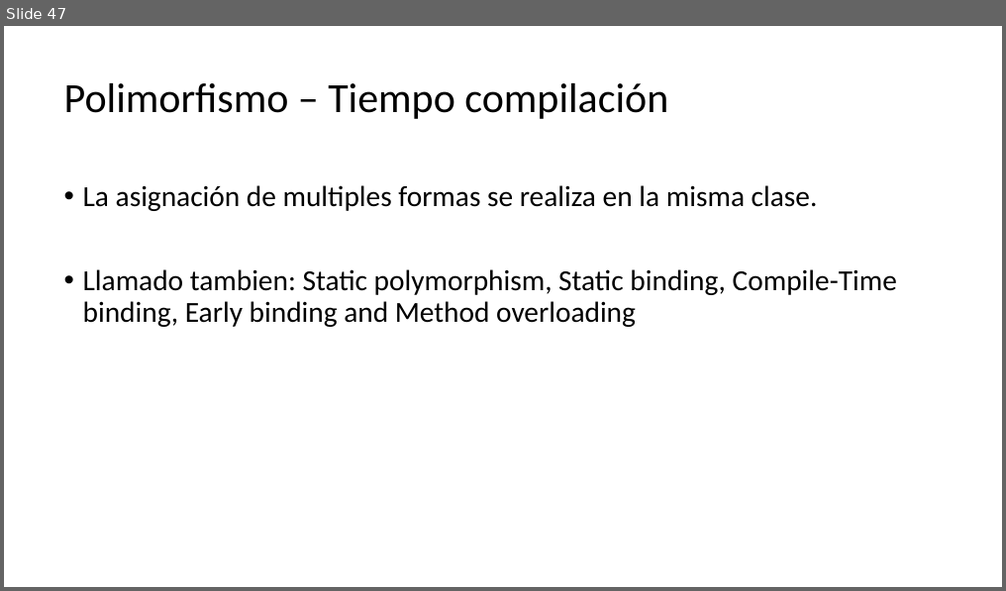
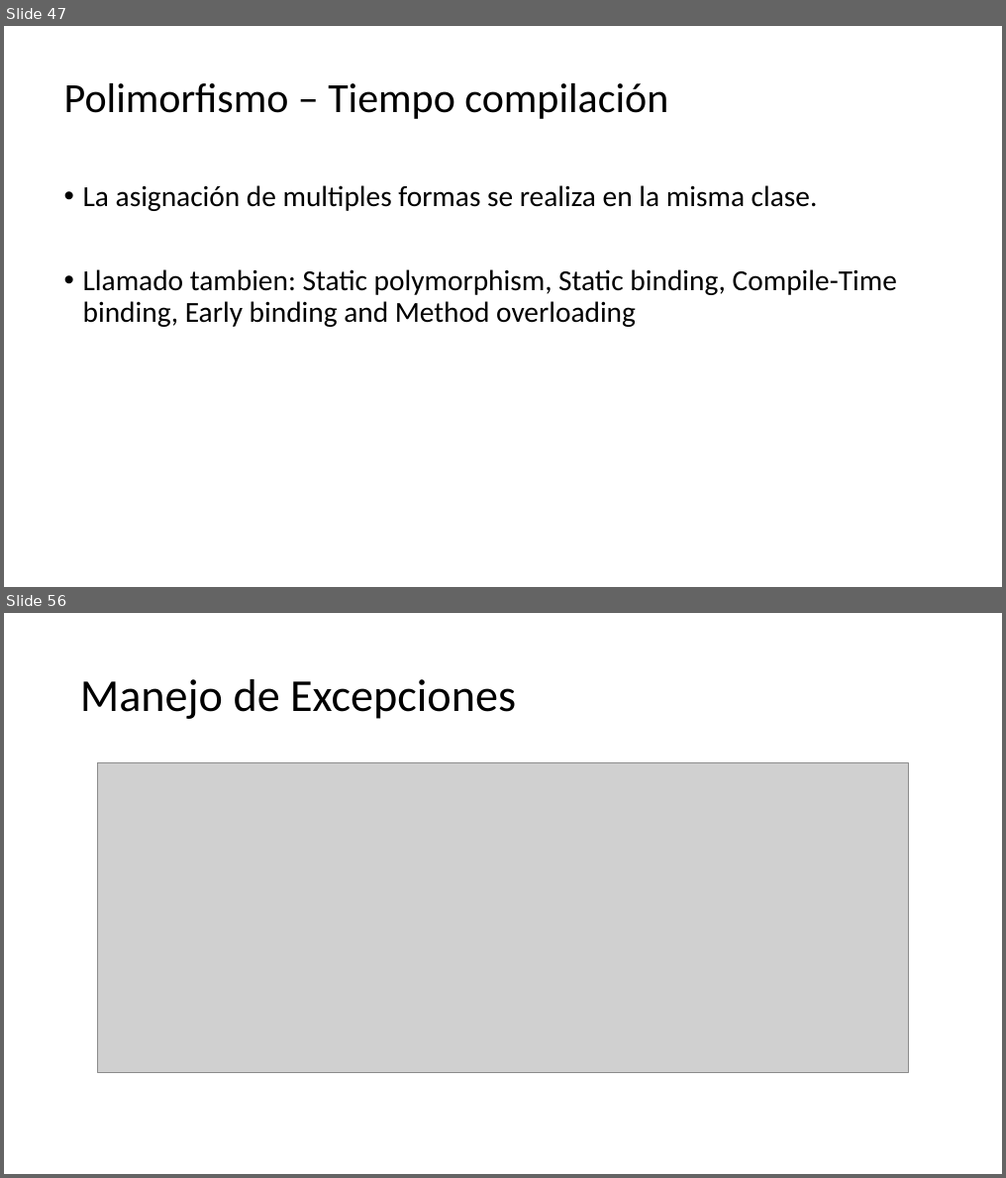
Before and after one commit to Charris1904/automation-qa-sessions, a slide deck: files/1. Java.pptx. Shown one above the other, each under a label of ours: slide 47 before the commit, slides 47 and 56 after it; the slides between them are not shown. The pictures are 1006x591 and 1006x1178 pixels, drawn with LibreOffice and Linux fonts; fonts in the diff are those of the drawing; grey boxes stand for pictures. Boxes give left, top, right and bottom in pixels: in the first picture for what was removed or moved away, otherwise in the second. Text is boxed around its words. In the diff, an @@ line names an element or a change of style, - is before the commit and + after.

```diff
--- a/files/1. Java.pptx
+++ b/files/1. Java.pptx
@@ slide 56 added at (x1=4, y1=613, x2=1002, y2=1174), background #FFFFFF @@
@@ title added at (x1=80, y1=679, x2=516, y2=719), 44 pt, text #000000 @@
+Manejo de Excepciones
@@ picture added at (x1=98, y1=763, x2=909, y2=1072) @@
```
Also in this commit, not shown: 3 slides changed, 6 other slides added, 8 other files.
